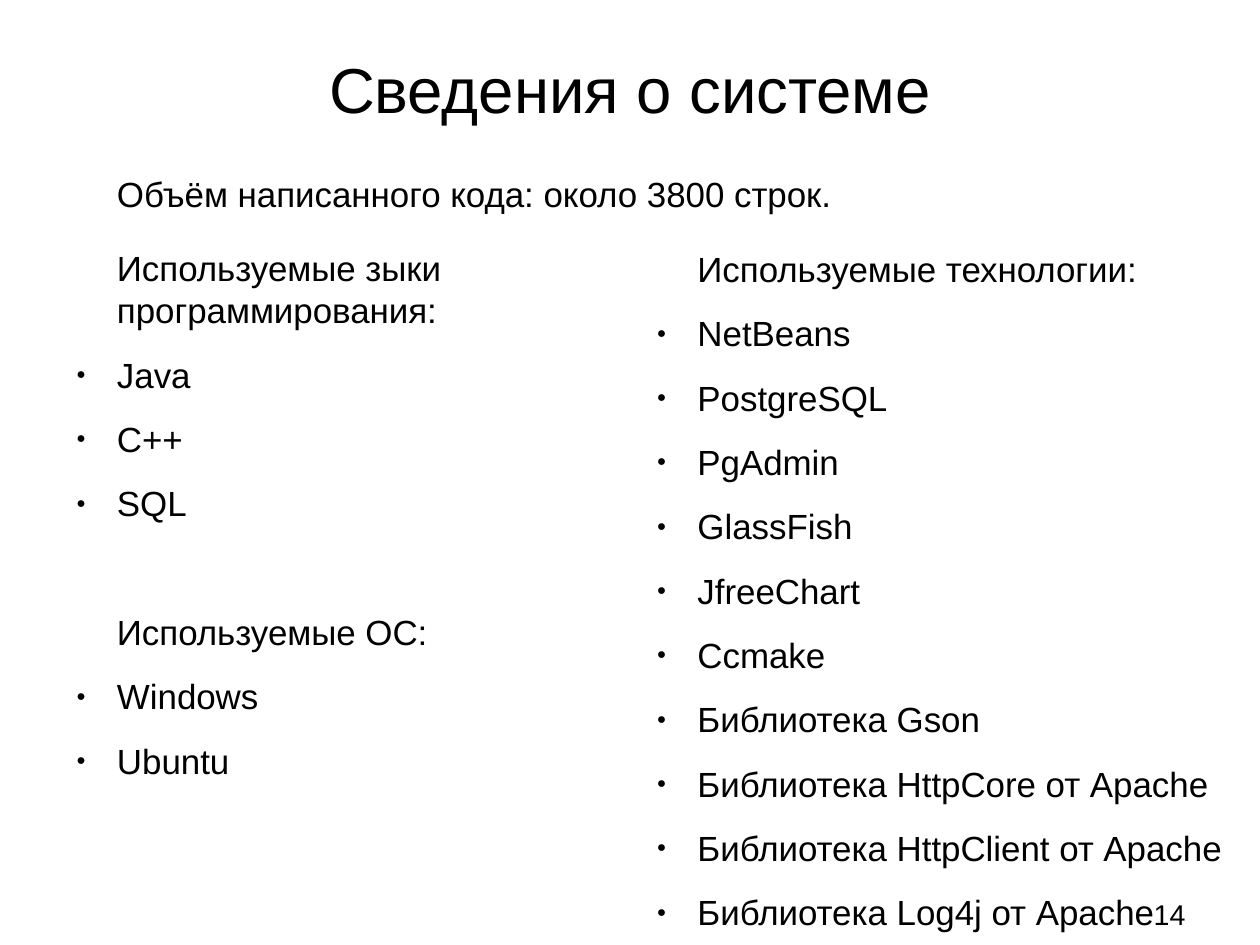
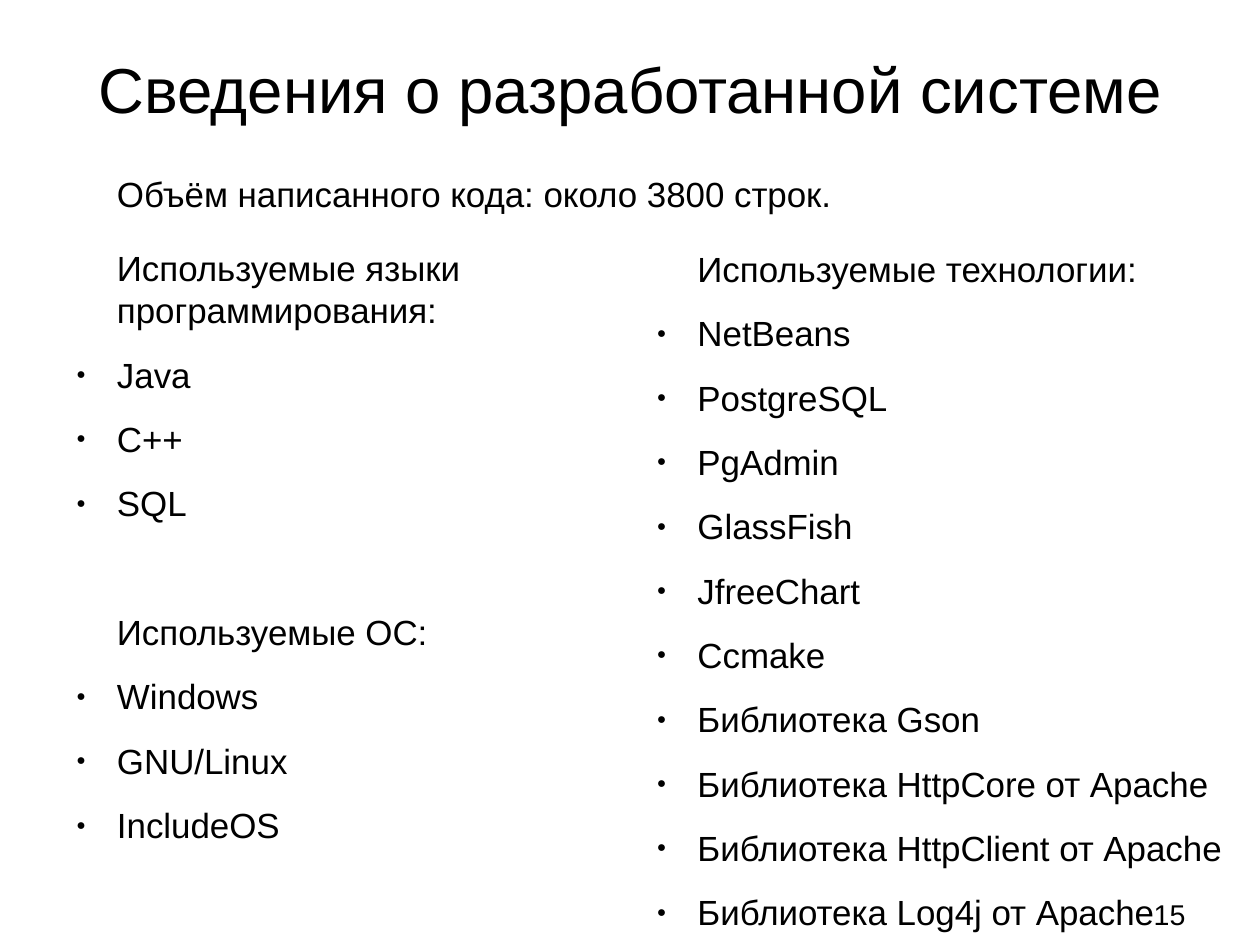
Before and after one commit to Ezembi/Diploma, a slide deck: slide 15 of Text/!Презентация.odp (slide 14 before the commit). Drawn at 1260x945 pixels with LibreOffice and Linux fonts; fonts in the diff are those of the drawing. Boxes give left, top, right and bottom in pixels: in the first picture for what was removed or moved away, otherwise in the second. Text is boxed around its words. In the diff, an @@ line names an element or a change of style, - is before the commit and + after.

```diff
--- a/Text/!Презентация.odp
+++ b/Text/!Презентация.odp
@@ title at (x1=98, y1=66, x2=1161, y2=125): text changed @@
-Сведения о системе
+Сведения о разработанной системе
@@ text at (x1=117, y1=257, x2=460, y2=330): text changed @@
-Используемые зыки программирования:
+Используемые языки программирования:
@@ text at (x1=117, y1=748, x2=287, y2=839): text changed @@
-● Ubuntu
+● GNU/Linux
+● IncludeOS
@@ page number at (x1=1154, y1=905, x2=1186, y2=926): text changed @@
-14
+15
```
Also in this commit, not shown: 4 other slides changed, 3 slides added, 2 slides removed, 6 other files.
